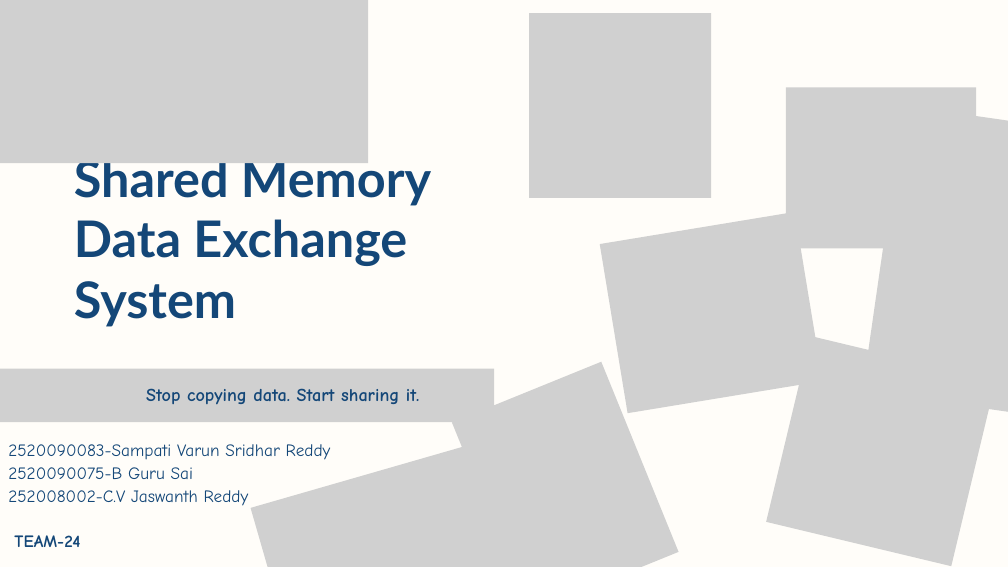
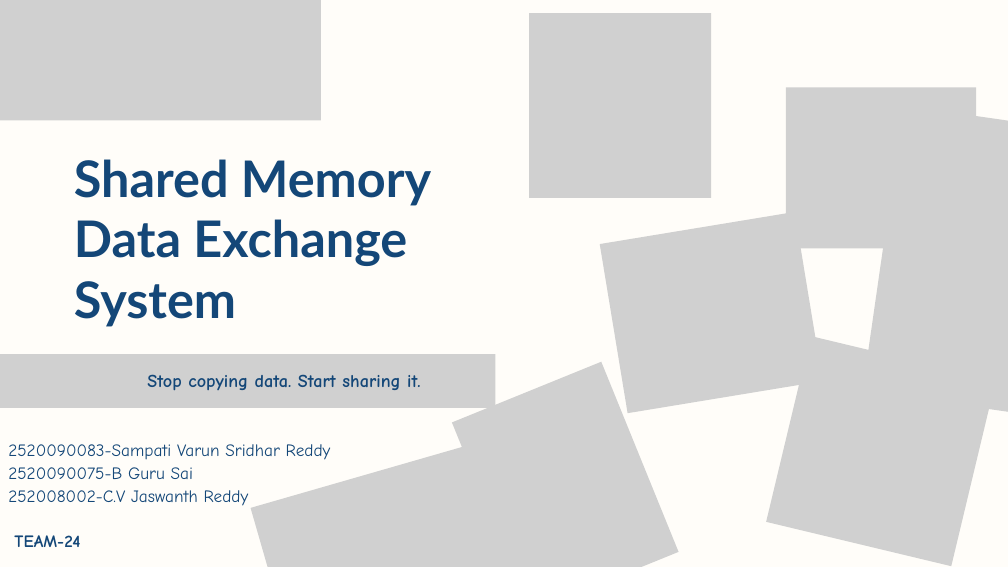
Before and after one commit to challajaswanthreddy09-cell/OS-Final-Hackathon, a slide deck: slide 1 of shared-memory-data-exchange-template.pptx.pptx. Drawn at 1008x567 pixels with LibreOffice and Linux fonts; fonts in the diff are those of the drawing; grey boxes stand for pictures. Boxes give left, top, right and bottom in pixels: in the first picture for what was removed or moved away, otherwise in the second. Text is boxed around its words. In the diff, an @@ line names an element or a change of style, - is before the commit and + after.

```diff
--- a/shared-memory-data-exchange-template.pptx.pptx
+++ b/shared-memory-data-exchange-template.pptx.pptx
@@ picture: place and size @@
-picture at box(0, 0, 368, 163)
+picture at box(0, 0, 321, 120)
@@ text "Shared Memory Data Exchange System" rewrapped from box(74, 153, 431, 326) to box(74, 159, 431, 326) @@
@@ picture: place and size @@
-picture at box(0, 368, 494, 422)
+picture at box(0, 354, 495, 408)
@@ text "Stop copying data. Start sharing ...": place and size @@
-text "Stop copying data. Start sharing ..." at box(146, 388, 420, 404)
+text "Stop copying data. Start sharing ..." at box(147, 374, 421, 391)
```
Also in this commit, not shown: 2 other slides changed.
